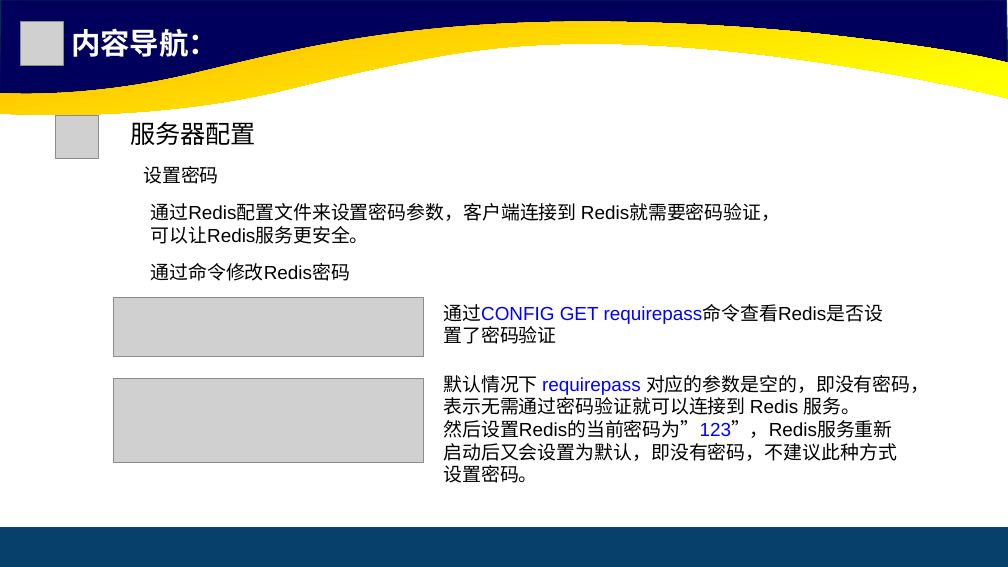
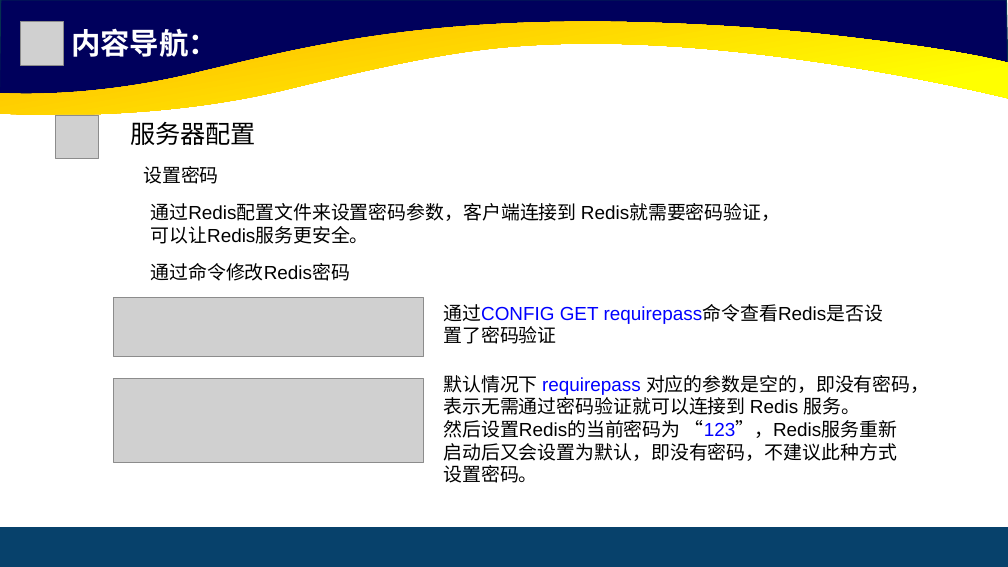
Before and after one commit to cxinping/Redis, a slide deck: slide 8 of ppt/第4章 Redis高级主题.pptx. Drawn at 1008x567 pixels with LibreOffice and Linux fonts; fonts in the diff are those of the drawing; grey boxes stand for pictures. Boxes give left, top, right and bottom in pixels: in the first picture for what was removed or moved away, otherwise in the second. Text is boxed around its words. In the diff, an @@ line names an element or a change of style, - is before the commit and + after.

```diff
--- a/ppt/第4章 Redis高级主题.pptx
+++ b/ppt/第4章 Redis高级主题.pptx
@@ text at (x1=443, y1=420, x2=897, y2=483): text changed @@
-然后设置Redis的当前密码为”123”，Redis服务重新启动后又会设置为默认，即没有密码，不建议此种方式设置密码。
+然后设置Redis的当前密码为 “123”，Redis服务重新启动后又会设置为默认，即没有密码，不建议此种方式设置密码。
```
Also in this commit, not shown: 2 other slides changed.
